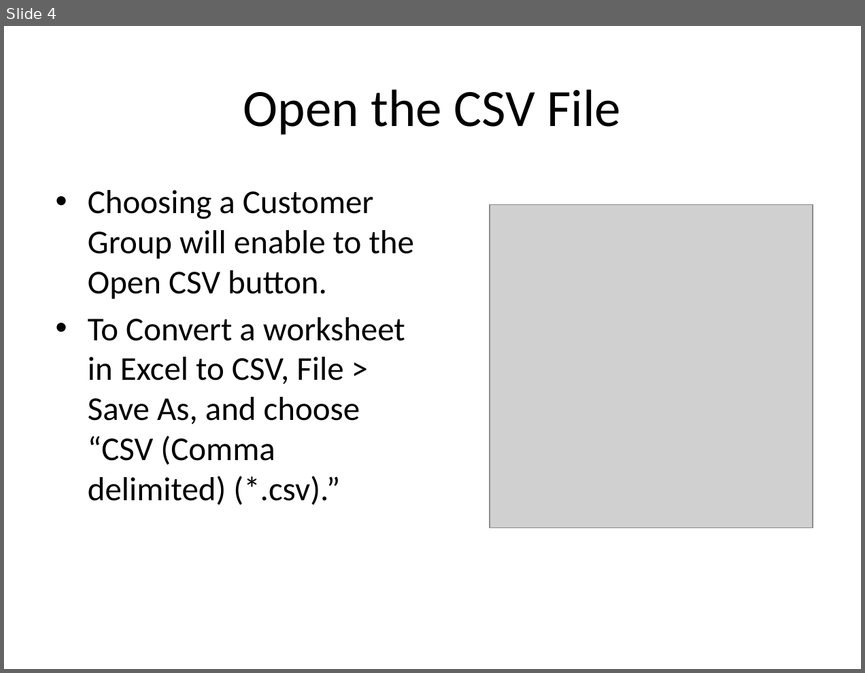
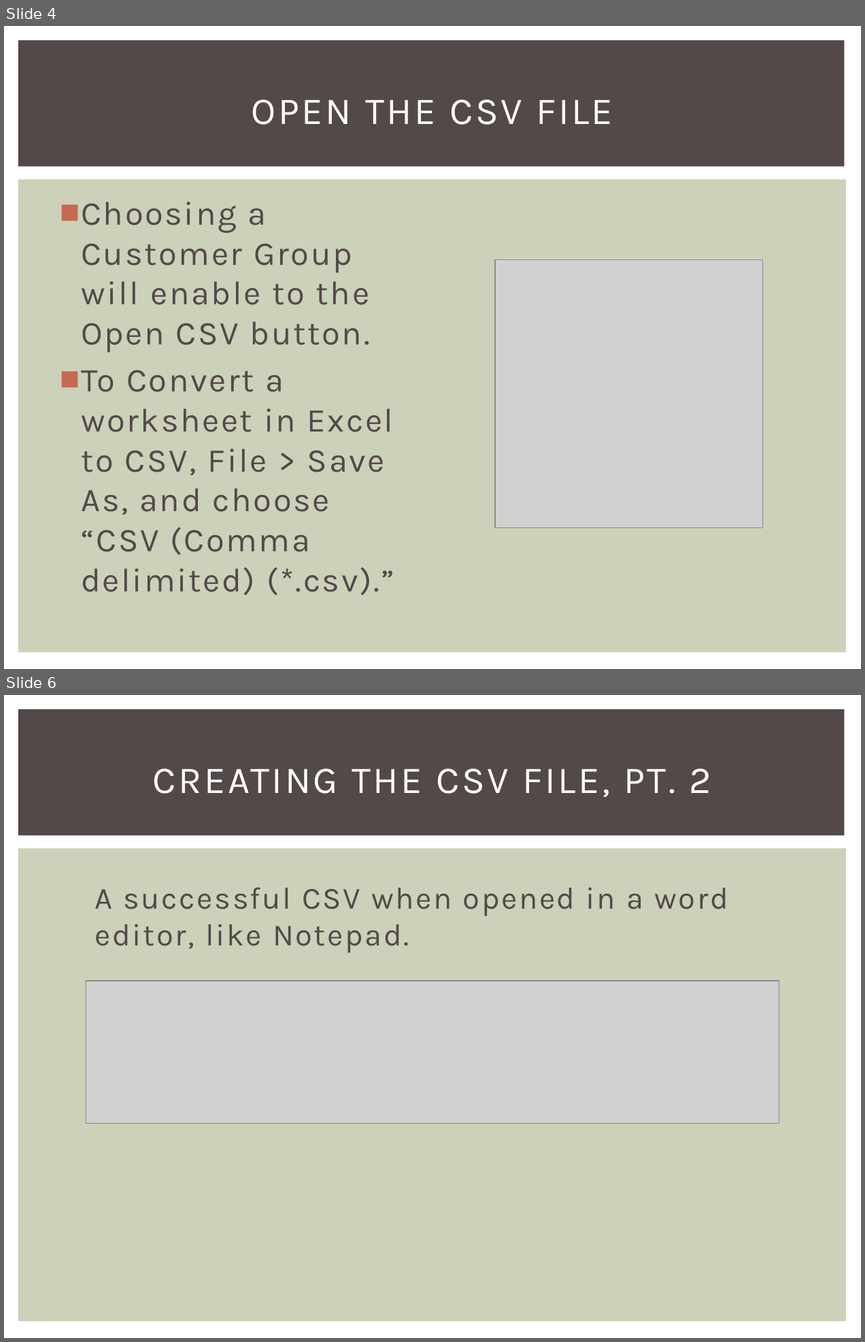
Before and after one commit to lonelyion/QuickStore, a slide deck: QuickStore.pptx. Shown one above the other, each under a label of ours: slide 4 before the commit, slides 4 and 6 after it; the slides between them are not shown. The pictures are 865x673 and 865x1342 pixels, drawn with LibreOffice and Linux fonts; fonts in the diff are those of the drawing; grey boxes stand for pictures. Boxes give left, top, right and bottom in pixels: in the first picture for what was removed or moved away, otherwise in the second. Text is boxed around its words. In the diff, an @@ line names an element or a change of style, - is before the commit and + after.

```diff
--- a/QuickStore.pptx
+++ b/QuickStore.pptx
@@ slide 6 added at box(4, 695, 861, 1338), background #FFFFFF; not listed: 2 template elements that a slide beside it also shows @@
@@ title added at box(152, 768, 711, 797), 32 pt, text #FFFFFF @@
+CREATING THE CSV FILE, PT. 2
@@ text added at box(94, 887, 728, 953), 25.9 pt, text #534949 @@
+A successful CSV when opened in a word editor, like Notepad.
@@ picture added at box(86, 981, 779, 1123) @@
@@ slide 4 changed as well @@
@@ rectangle added at box(18, 40, 844, 167), fill #534949 @@
@@ title at box(251, 99, 613, 125): text changed; size 44 to 32 pt; font Calibri to Karla; text colour #000000 to #FFFFFF @@
-Open the CSV File
+OPEN THE CSV FILE
@@ rectangle added at box(18, 180, 847, 652), fill #CCD1B9 @@
@@ text "Choosing a Customer Group will ...": place and size @@
-text "Choosing a Customer Group will ..." at box(88, 190, 414, 505)
+text "Choosing a Customer Group will ..." at box(81, 201, 394, 595)
@@ text "Choosing a Customer Group will ..." at box(81, 201, 394, 595): font Calibri to Karla, text colour #000000 to #534949, letter spacing 0 to 1.5 pt; bullet • to ■ @@
@@ picture: place and size @@
-picture at box(490, 204, 813, 527)
+picture at box(495, 260, 763, 528)
```
Also in this commit, not shown: 10 other slides changed, 1 other slide added, 2 other files.
